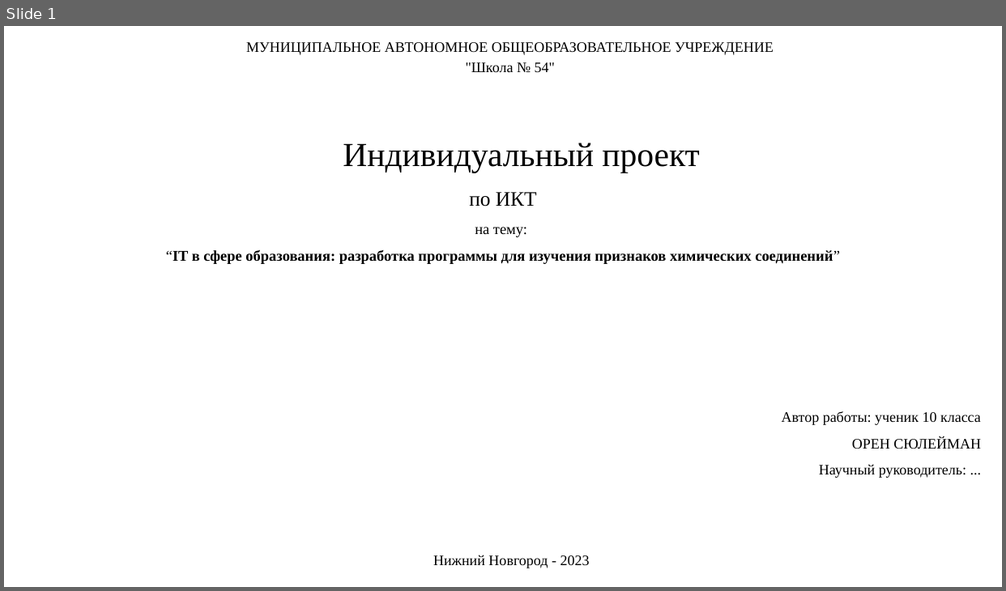
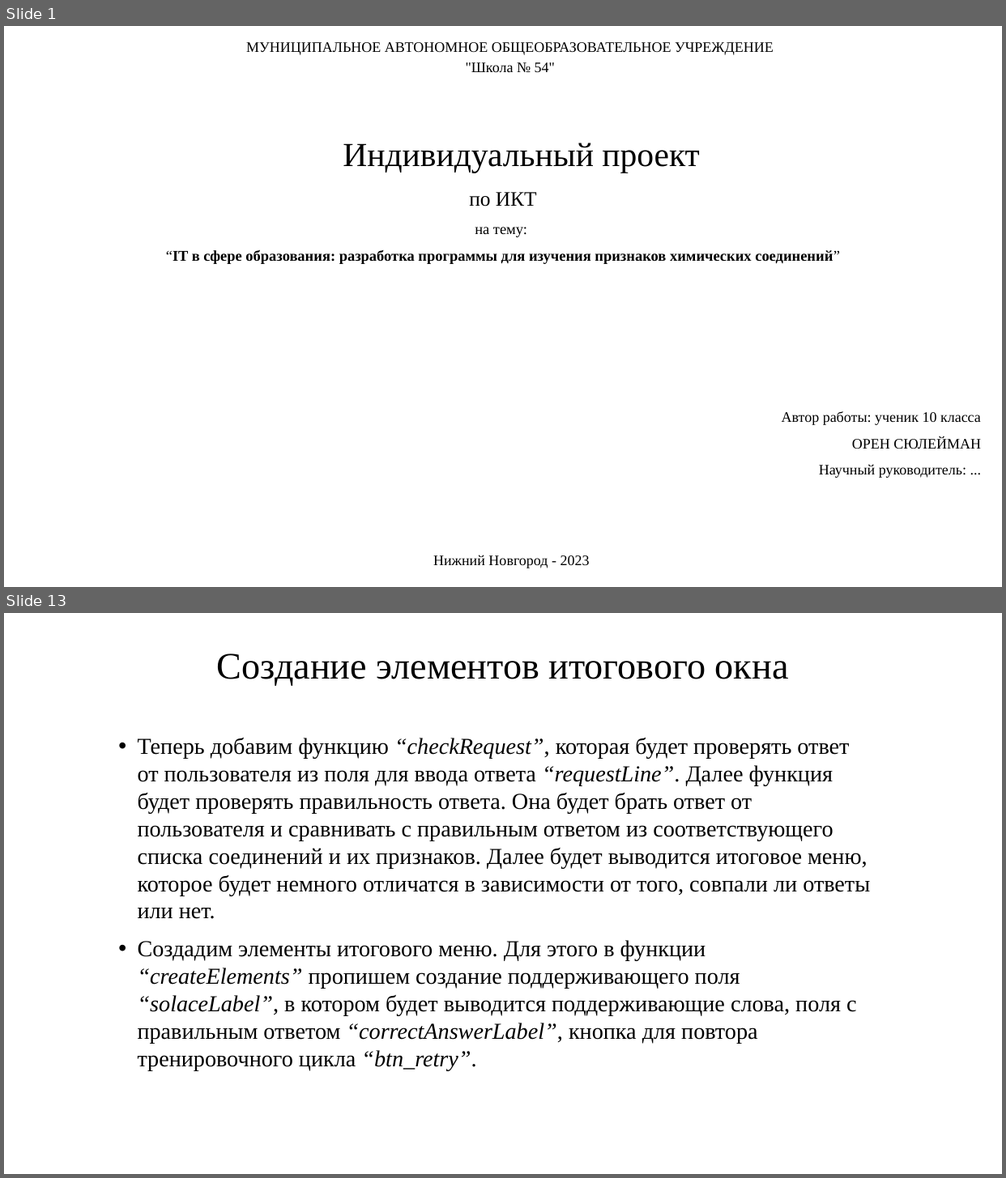
Before and after one commit to Sulik002/Study-docs, a slide deck: books/Презентация для индивидуального проекта по ИКТ. Орен Сюлейман.pptx. Shown one above the other, each under a label of ours: slide 1 before the commit, slides 1 and 13 after it; the slides between them are not shown. The pictures are 1006x591 and 1006x1178 pixels, drawn with LibreOffice and Linux fonts; fonts in the diff are those of the drawing. Boxes give left, top, right and bottom in pixels: in the first picture for what was removed or moved away, otherwise in the second. Text is boxed around its words. In the diff, an @@ line names an element or a change of style, - is before the commit and + after.

```diff
--- a/books/Презентация для индивидуального проекта по ИКТ. Орен Сюлейман.pptx
+++ b/books/Презентация для индивидуального проекта по ИКТ. Орен Сюлейман.pptx
@@ slide 13 added at (x1=4, y1=613, x2=1002, y2=1174), background #FFFFFF @@
@@ title added at (x1=217, y1=653, x2=789, y2=686), 36 pt, text #000000 @@
+Создание элементов итогового окна
@@ text added at (x1=138, y1=737, x2=870, y2=1071), 22 pt, text #000000 @@
+• Теперь добавим функцию “checkRequest”, которая будет проверять ответ от пользователя из поля для ввода ответа “requestLine”. Далее функция будет проверять правильность ответа. Она будет брать ответ от пользователя и сравнивать с правильным ответом из соответствующего списка соединений и их признаков. Далее будет выводится итоговое меню, которое будет немного отличатся в зависимости от того, совпали ли ответы или нет.
+• Создадим элементы итогового меню. Для этого в функции “createElements” пропишем создание поддерживающего поля “solaceLabel”, в котором будет выводится поддерживающие слова, поля с правильным ответом “correctAnswerLabel”, кнопка для повтора тренировочного цикла “btn_retry”.
```
Also in this commit, not shown: 5 slides changed, 9 other slides added, 2 slides removed, 40 other files.
